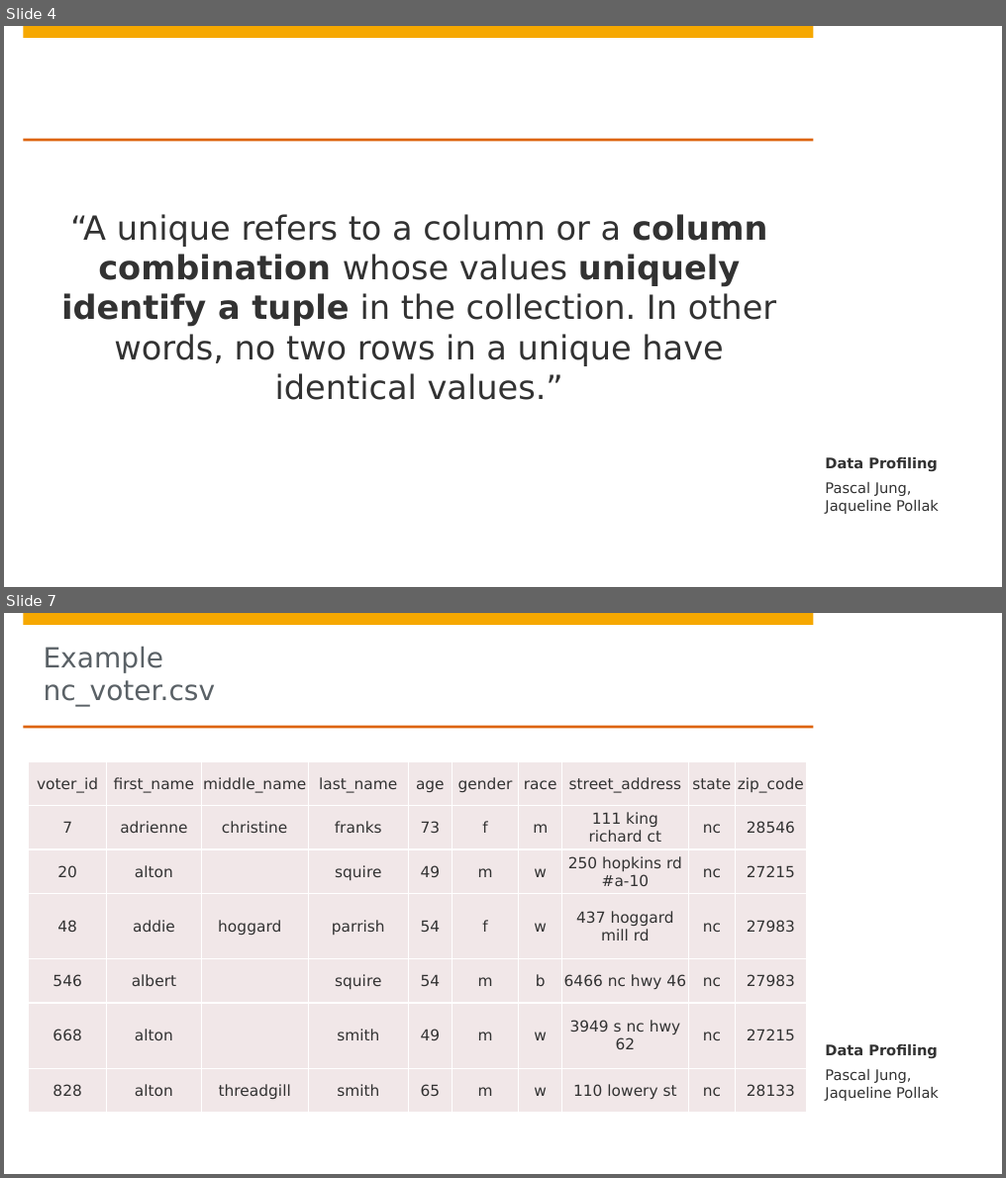
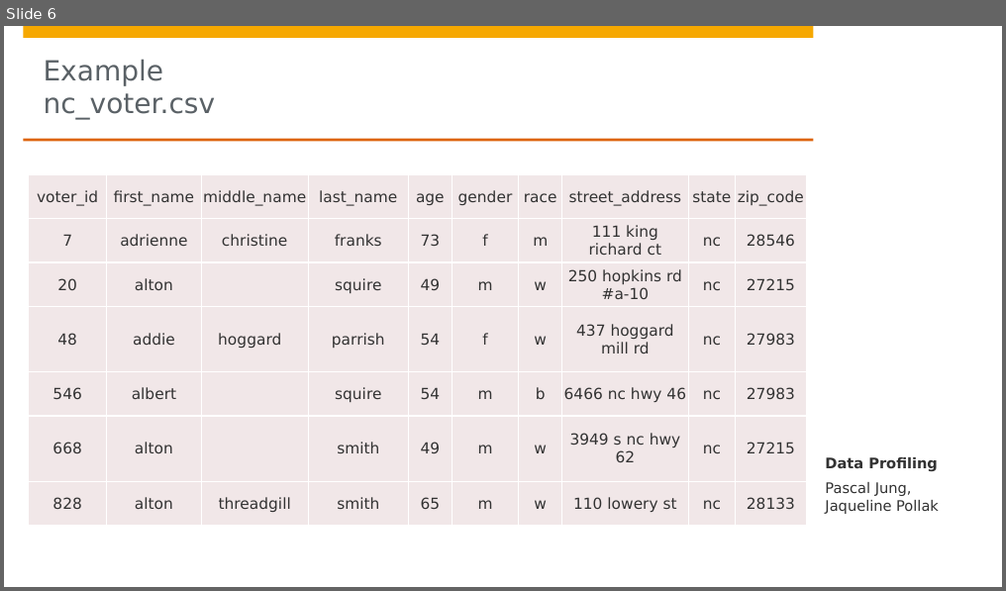
Before and after one commit to DBDA15/data-profiling, a slide deck: presentation.pptx. Shown one above the other, each under a label of ours: slides 4 and 7 before the commit, slide 6 after it; the slides between them are not shown. The pictures are 1006x1178 and 1006x591 pixels, drawn with LibreOffice and Linux fonts; fonts in the diff are those of the drawing; background and template pictures are left out. Boxes give left, top, right and bottom in pixels: in the first picture for what was removed or moved away, otherwise in the second. Text is boxed around its words. In the diff, an @@ line names an element or a change of style, - is before the commit and + after.

```diff
--- a/presentation.pptx
+++ b/presentation.pptx
@@ slide 4 removed at box(4, 26, 1002, 587), background #FFFFFF; not listed: 4 template elements that a slide beside it also shows @@
@@ text removed at box(61, 214, 776, 400) @@
-“A unique refers to a column or a column combination whose values uniquely identify a tuple in the collection. In other words, no two rows in a unique have identical values.”
@@ text removed at box(825, 458, 938, 472) @@
-Data Profiling
@@ text removed at box(825, 482, 939, 514) @@
-Pascal Jung,
-Jaqueline Pollak
@@ what was slide 7 is now slide 6 @@
```
Also in this commit, not shown: 11 slides changed, 4 slides added, 1 other slide removed.
